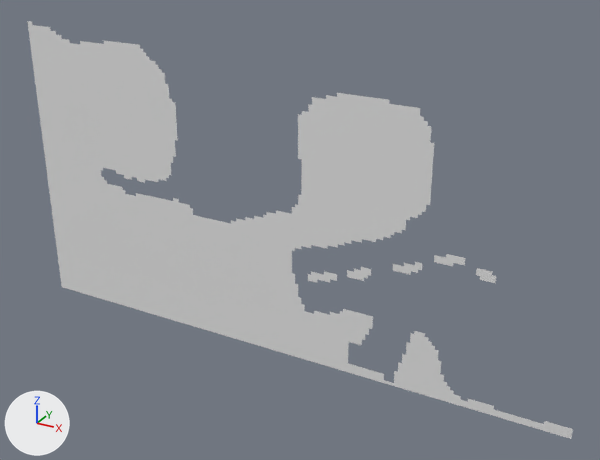
A saved change to the OBJ model Assets/Tiled2Unity/Meshes/first_levers.obj.
One viewpoint serves both versions: a camera (50 mm lens) standing at (7.2, -58.1, 10.1) and looking at (-25.0, 0.5, -19.2). The axes (+X, +Y, +Z) are drawn at lower left. The lights are the same throughout. Where no turn or scale is listed for an object, it has been applied to the vertices.

In view in the first picture: 'first_levers'.
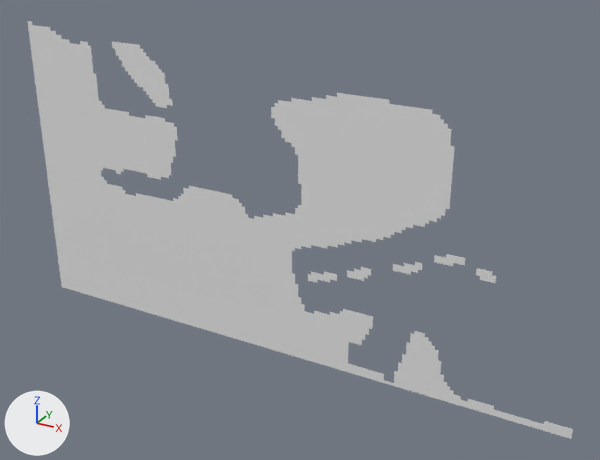
Diff of the bpy script that builds the scene:
```diff
--- a/Assets/Tiled2Unity/Meshes/first_levers.obj.py
+++ b/Assets/Tiled2Unity/Meshes/first_levers.obj.py
@@ me_first_levers @@
 # used by ob_first_levers; location = (0.0, 0.0, 0.0)
-me_first_levers.from_pydata(...)  # 8450 vertices, 7980 faces; spans x -54.4..0.0, y 0.0, z -32.0..-3.5
+me_first_levers.from_pydata(...)  # 8554 vertices, 8032 faces; spans x -54.4..0.0, y 0.0, z -32.0..-3.5
+# me_first_levers part 1: 326 vertices removed from x -46.7..-25.0, y 0.0, z -17.9..-4.5; 275 vertices added at x -37.8..-24.0, y 0.0, z -19.5..-7.4
+# me_first_levers part 2: 155 vertices added at x -14.7..-11.5, y 0.0, z -16.6..-6.7
```

Pixel boxes (x1, y1, x2, y2) of what changed, in the pictures (600 x 460 px; the box of a moved part takes in the faces that stretch with it):
part 1 of me_first_levers, moved or reshaped
    before: (88, 40, 301, 216)
    after: (178, 98, 312, 223)
part 2 of me_first_levers, added
    after: (406, 108, 454, 228)
